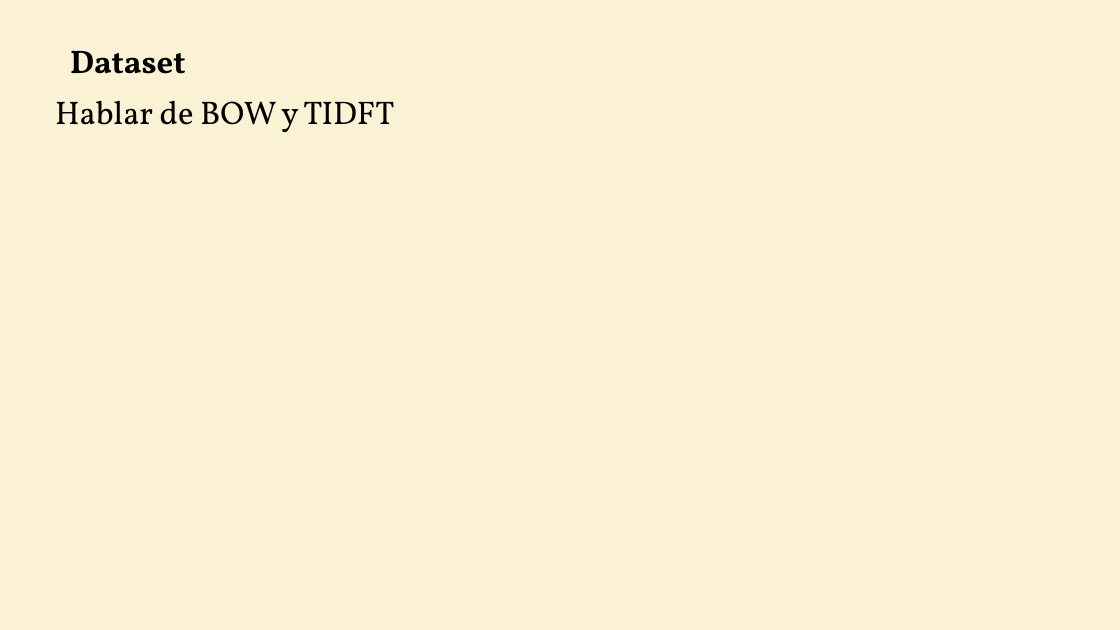
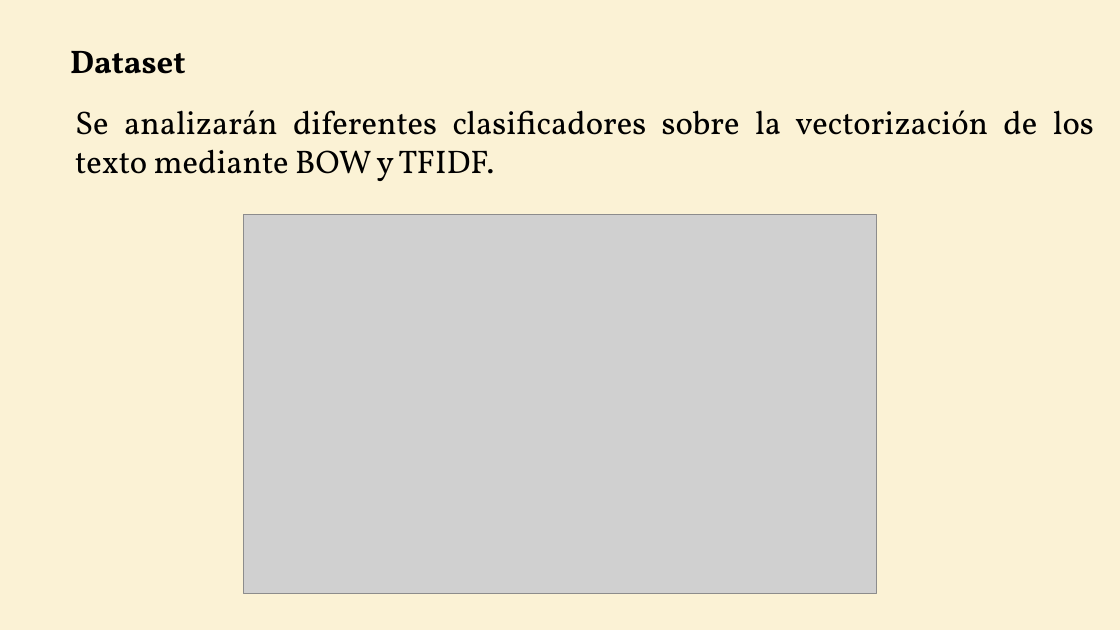
Before and after one commit to WilderGitHub/MCD, a slide deck: slide 7 of II. 08 Minería de Datos II/Proyecto Final.pptx (slide 5 before the commit). Drawn at 1120x630 pixels with LibreOffice and Linux fonts; fonts in the diff are those of the drawing; grey boxes stand for pictures. Boxes give left, top, right and bottom in pixels: in the first picture for what was removed or moved away, otherwise in the second. Text is boxed around its words. In the diff, an @@ line names an element or a change of style, - is before the commit and + after.

```diff
--- a/II. 08 Minería de Datos II/Proyecto Final.pptx
+++ b/II. 08 Minería de Datos II/Proyecto Final.pptx
@@ text at [75, 110, 1094, 181]: text changed @@
-Hablar de BOW y TIDFT
+Se analizarán diferentes clasificadores sobre la vectorización de los texto mediante BOW y TFIDF.
@@ picture added at [244, 215, 877, 594] @@
```
Also in this commit, not shown: 1 other slide changed, 13 slides added, 8 slides removed, 1 other file.
